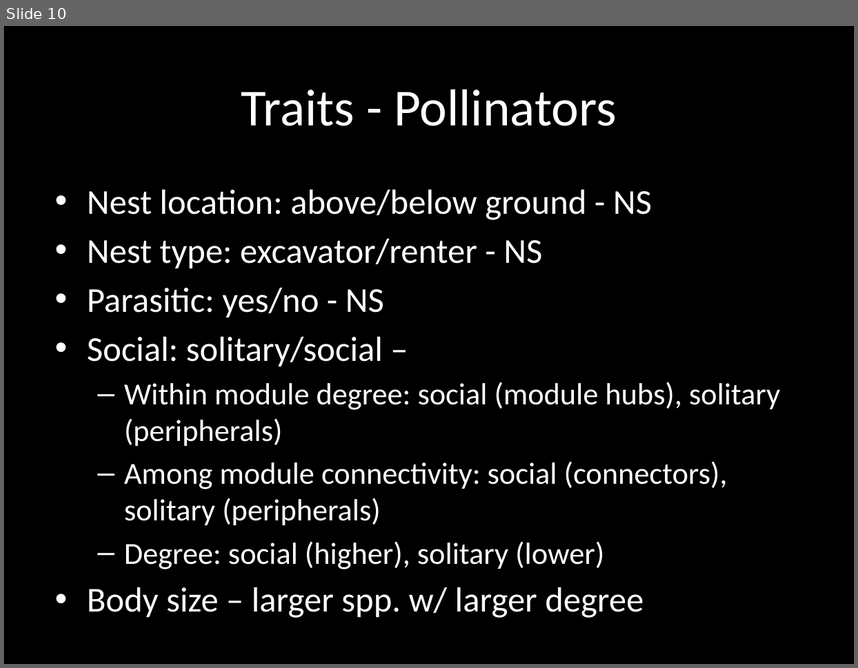
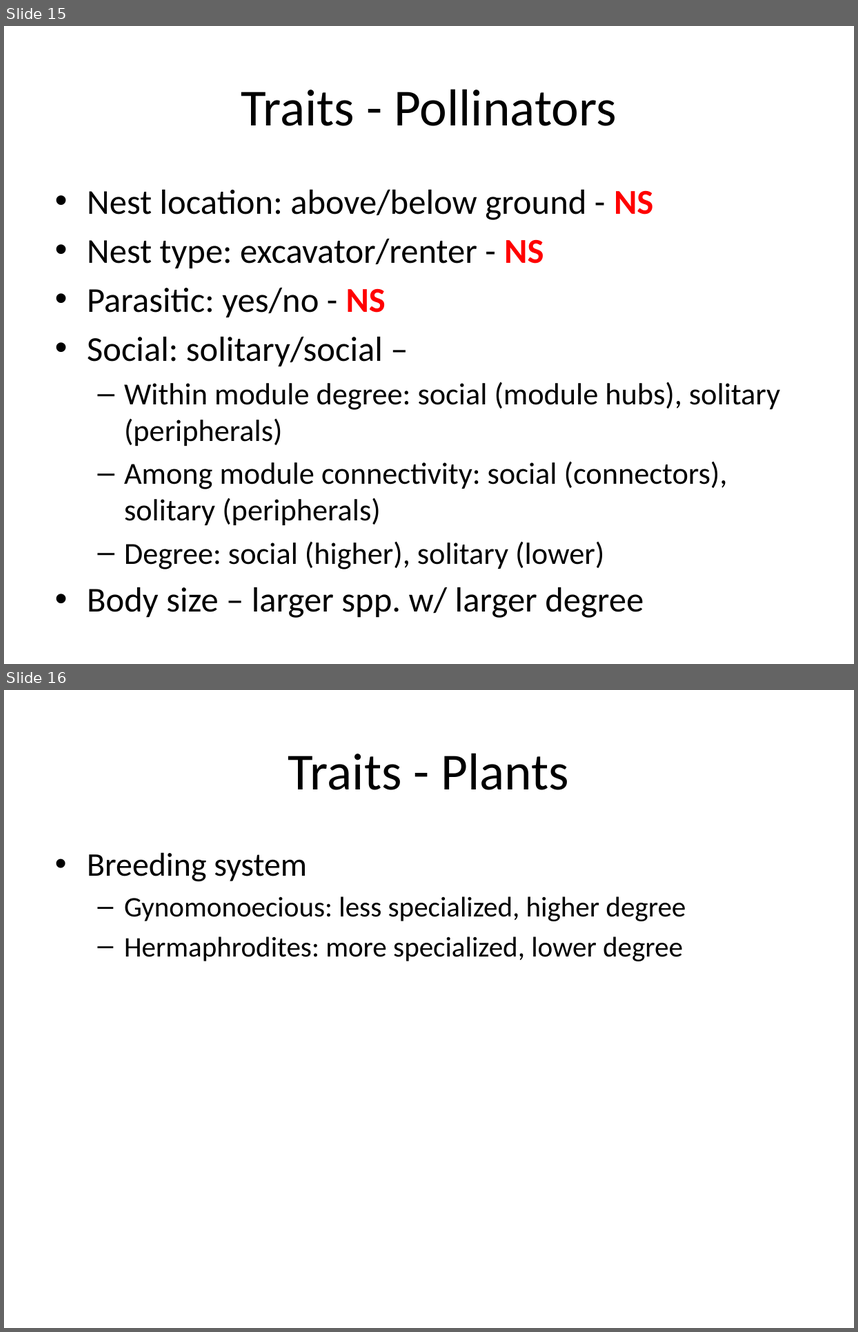
Before and after one commit to sckott/talks, a slide deck: canpolintalk/scott.pptx. Shown one above the other, each under a label of ours: slide 10 before the commit, slides 15 and 16 after it. The pictures are 858x668 and 858x1332 pixels, drawn with LibreOffice and Linux fonts; fonts in the diff are those of the drawing. Boxes give left, top, right and bottom in pixels: in the first picture for what was removed or moved away, otherwise in the second. Text is boxed around its words. In the diff, an @@ line names an element or a change of style, - is before the commit and + after.

```diff
--- a/canpolintalk/scott.pptx
+++ b/canpolintalk/scott.pptx
@@ slide 16 added at <box>4,690,854,1328</box>, background #FFFFFF @@
@@ title added at <box>288,753,570,790</box>, 44 pt, text #000000 @@
+Traits - Plants
@@ text added at <box>87,852,686,961</box>, 24 pt, text #000000 @@
+• Breeding system
+  – Gynomonoecious: less specialized, higher degree
+  – Hermaphrodites: more specialized, lower degree
@@ what was slide 10 is now slide 15 @@
@@ slide 15 changed as well @@
@@ background #000000 to #FFFFFF @@
@@ title "Traits - Pollinators" at <box>241,89,616,126</box>: text colour #FFFFFF to #000000 @@
@@ text "Nest location: above/below ground - ..." at <box>87,190,780,617</box>: text colour #FFFFFF to #000000; text colour #FFFFFF to #FF0000, bold on in "NS", "NS", "NS" @@
```
Also in this commit, not shown: 15 other slides changed, 13 other slides added, 2 slides removed, 11 other files.
